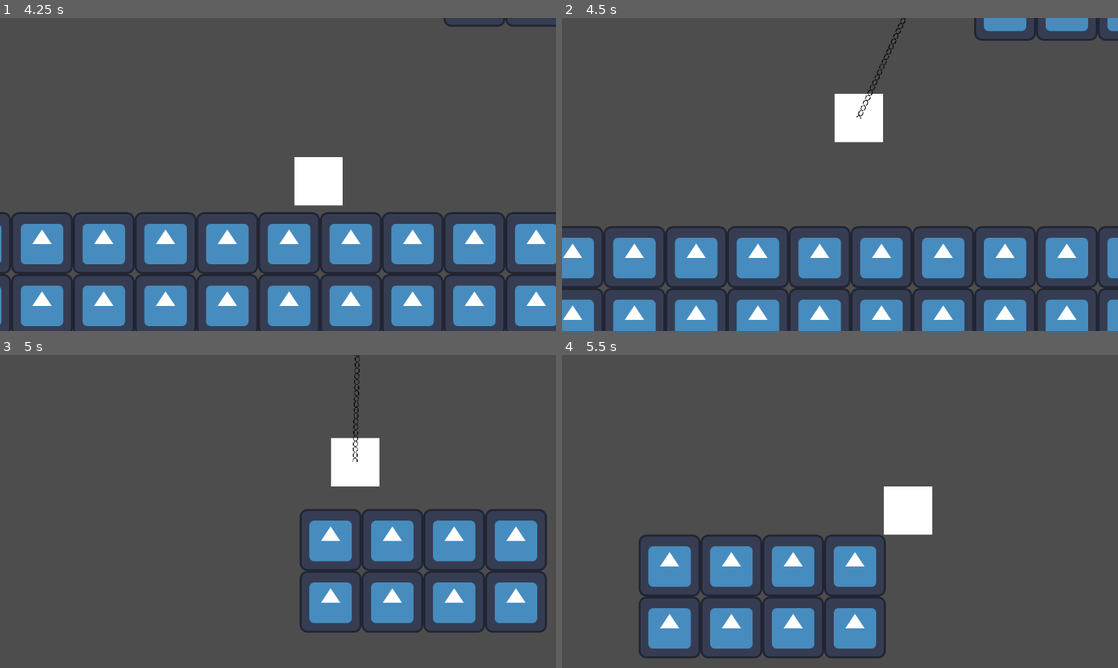
Above: before the commit, frames 1-4 (two rows, left to right).
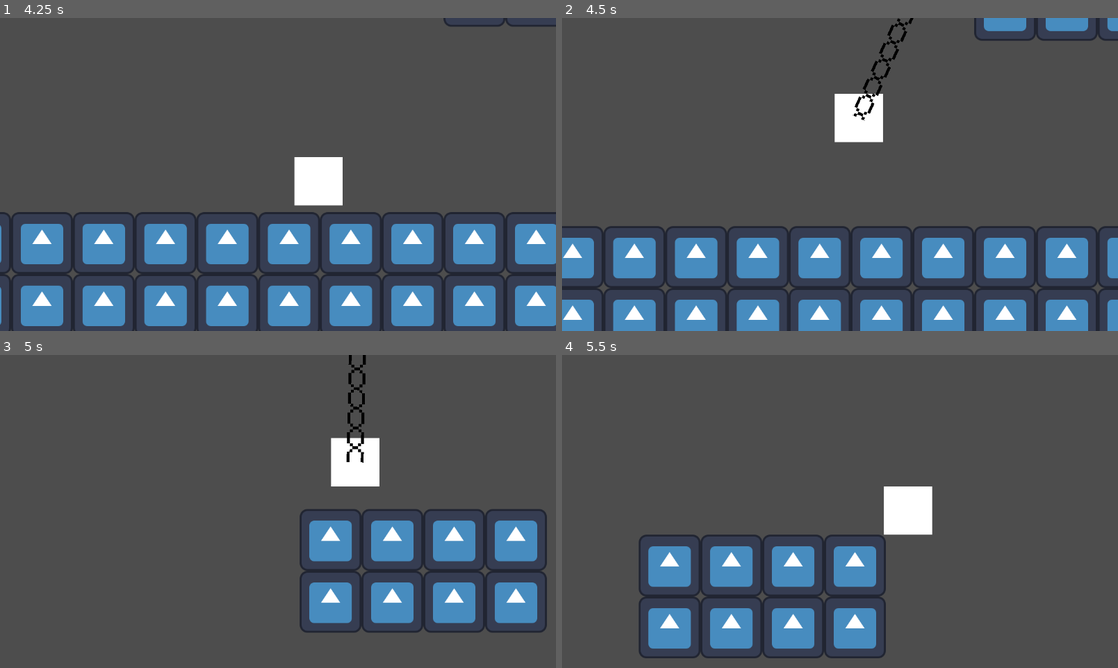
Above: after the commit, the same moments.

Repository: LitheFulminare/Operation-Venulysian
Game: Godot game, scene res://Game scenes/Prototyping.tscn
Two runs of this game, one before a commit and one after it. Both use one fixed random seed, a clock stepped at 60 frames per second and the inputs below. The engine's default icon, where the game draws it, is replaced by a stand-in: a white triangle on a blue panel in a dark square.
Inputs:
- Up to frame 1 (4.25 s): hold D (Right) 0.53-2.03 s; tap Shift (Dash) at 0.6, 2.1, 3.6 s; tap W (Up) at 0.77, 1.52, 3.02, 3.77 s; tap F (Grappling Hook) at 1.35, 2.85 s; hold A (Left) 2.03-2.78 s; hold D (Right) from 2.78 s (still down)
- Up to frame 2 (4.5 s): release D (Right) at 4.28 s; hold A (Left) from 4.28 s (still down); tap F (Grappling Hook) at 4.35 s
- Up to frame 3 (5 s): keep holding A (Left); tap W (Up) at 4.52 s
- Up to frame 4 (5.5 s): release A (Left) at 5.03 s; hold D (Right) from 5.03 s (still down); tap Shift (Dash) at 5.1 s

Frame 1 is identical in both runs. In frame 2, 0.5% of the frame differs, in the area x 52-64%, y 0-33%; in frame 3, 0.5%; in frame 4, nothing differs.

Commit message:
fixed chain scale

Diff:
--- a/Operation Venulysian/Game scenes/Prototyping.tscn
+++ b/Operation Venulysian/Game scenes/Prototyping.tscn
@@ -23,7 +23,7 @@
 
 [node name="Line2D" parent="Player/Grappling Hook Controller" index="1"]
 scale = Vector2(1, 1)
-points = PackedVector2Array(69, 55.4286, 198.714, 90.4286)
+points = PackedVector2Array(252, 554.25, 698, 205.25)
 
 [node name="TileMapLayer" type="TileMapLayer" parent="."]
 tile_map_data = PackedByteArray("AAAAAAcAAAAAAAAAAAABAAcAAAAAAAAAAAACAAcAAAAAAAAAAAACAAYAAAAAAAAAAAABAAYAAAAAAAAAAAAAAA …(1616 unchanged characters)…
--- a/Operation Venulysian/Player/player.tscn
+++ b/Operation Venulysian/Player/player.tscn
@@ -47,8 +47,8 @@
 [node name="Line2D" type="Line2D" parent="Grappling Hook Controller"]
 texture_repeat = 2
 position = Vector2(46, -24.25)
-scale = Vector2(7, 7)
 points = PackedVector2Array(78.4286, -71.5357, 0, 0)
+width = 35.0
 texture = ExtResource("4_gwnis")
 texture_mode = 1
 
